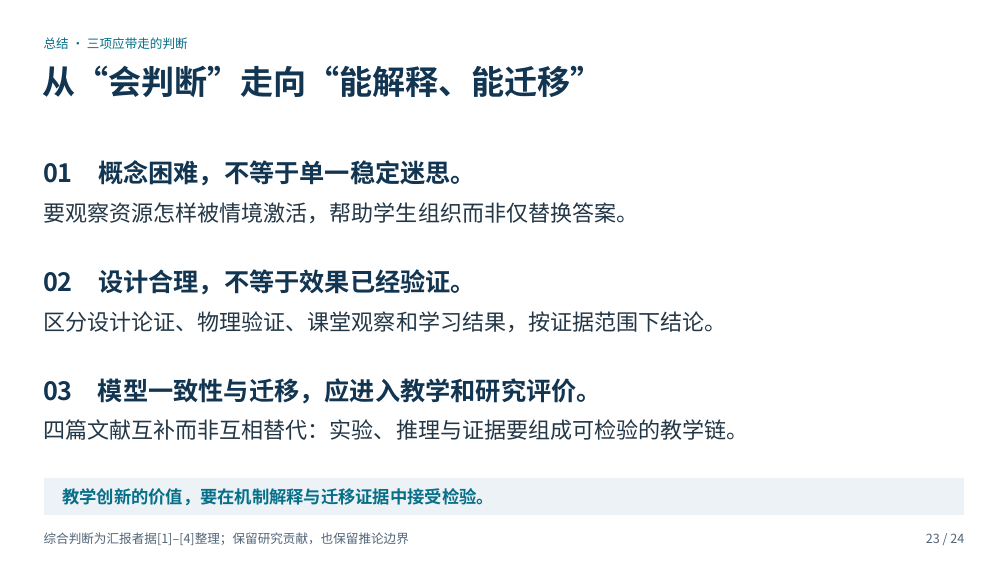
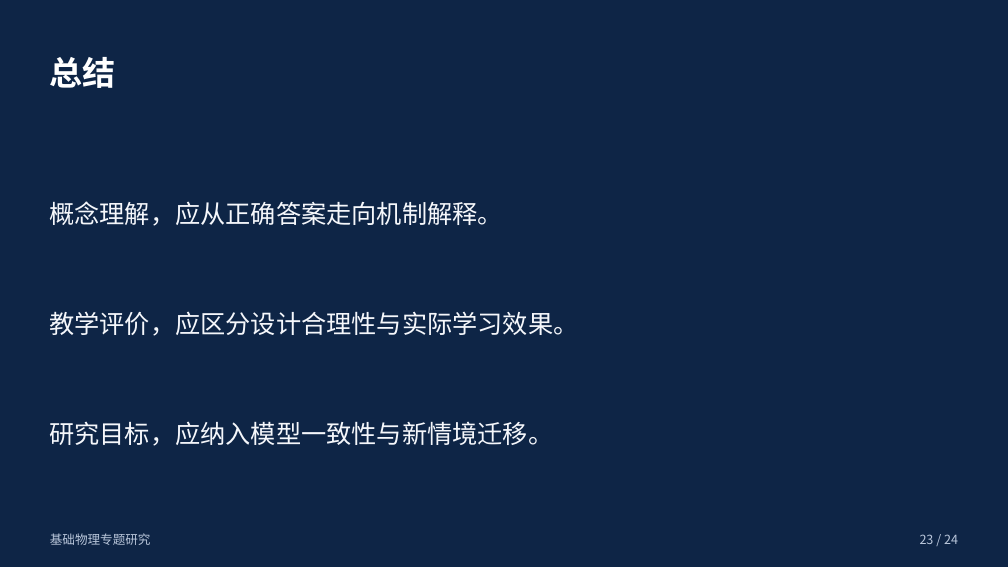
Before and after one commit to c1742/ppt-master, a slide deck: slide 23 of outputs/基础物理专题研究_四篇文献精读汇报.pptx. Drawn at 1008x567 pixels with LibreOffice and Linux fonts; fonts in the diff are those of the drawing. Boxes give left, top, right and bottom in pixels: in the first picture for what was removed or moved away, otherwise in the second. Text is boxed around its words. In the diff, an @@ line names an element or a change of style, - is before the commit and + after.

```diff
--- a/outputs/基础物理专题研究_四篇文献精读汇报.pptx
+++ b/outputs/基础物理专题研究_四篇文献精读汇报.pptx
@@ background #FFFFFF to #0E2546 @@
@@ text at (49,57,115,88): text changed; size 12 to 31.5 pt; text colour #076F87 to #FFFFFF; bold on @@
-总结 · 三项应带走的判断
+总结
@@ text removed at (43,65,604,97) @@
-从“会判断”走向“能解释、能迁移”
@@ text removed at (43,160,476,186) @@
-01 概念困难，不等于单一稳定迷思。
@@ text removed at (43,202,638,223) @@
-要观察资源怎样被情境激活，帮助学生组织而非仅替换答案。
@@ text added at (49,201,503,226), 24 pt, text #F5F7FB @@
+概念理解，应从正确答案走向机制解释。
@@ text at (49,311,578,336): text changed; size 21 to 24 pt; text colour #243746 to #F5F7FB @@
-区分设计论证、物理验证、课堂观察和学习结果，按证据范围下结论。
+教学评价，应区分设计合理性与实际学习效果。
@@ text removed at (43,419,749,440) @@
-四篇文献互补而非互相替代：实验、推理与证据要组成可检验的教学链。
@@ text at (49,421,553,446): text changed; text colour #123552 to #F5F7FB; bold off @@
-03 模型一致性与迁移，应进入教学和研究评价。
+研究目标，应纳入模型一致性与新情境迁移。
@@ rectangle removed at (44,478,964,515) @@
@@ text removed at (62,488,494,506) @@
-教学创新的价值，要在机制解释与迁移证据中接受检验。
@@ text removed at (44,532,409,545) @@
-综合判断为汇报者据[1]–[4]整理；保留研究贡献，也保留推论边界
@@ text at (50,533,151,545): text changed; size 24 to 12 pt; text colour #123552 to #BAC7DB; bold off @@
-02 设计合理，不等于效果已经验证。
+基础物理专题研究
@@ text "23 / 24" at (920,534,958,544): text colour #526577 to #BAC7DB @@
```
Also in this commit, not shown: 18 other slides changed, 5 slides added, 5 slides removed, 2 other files.
